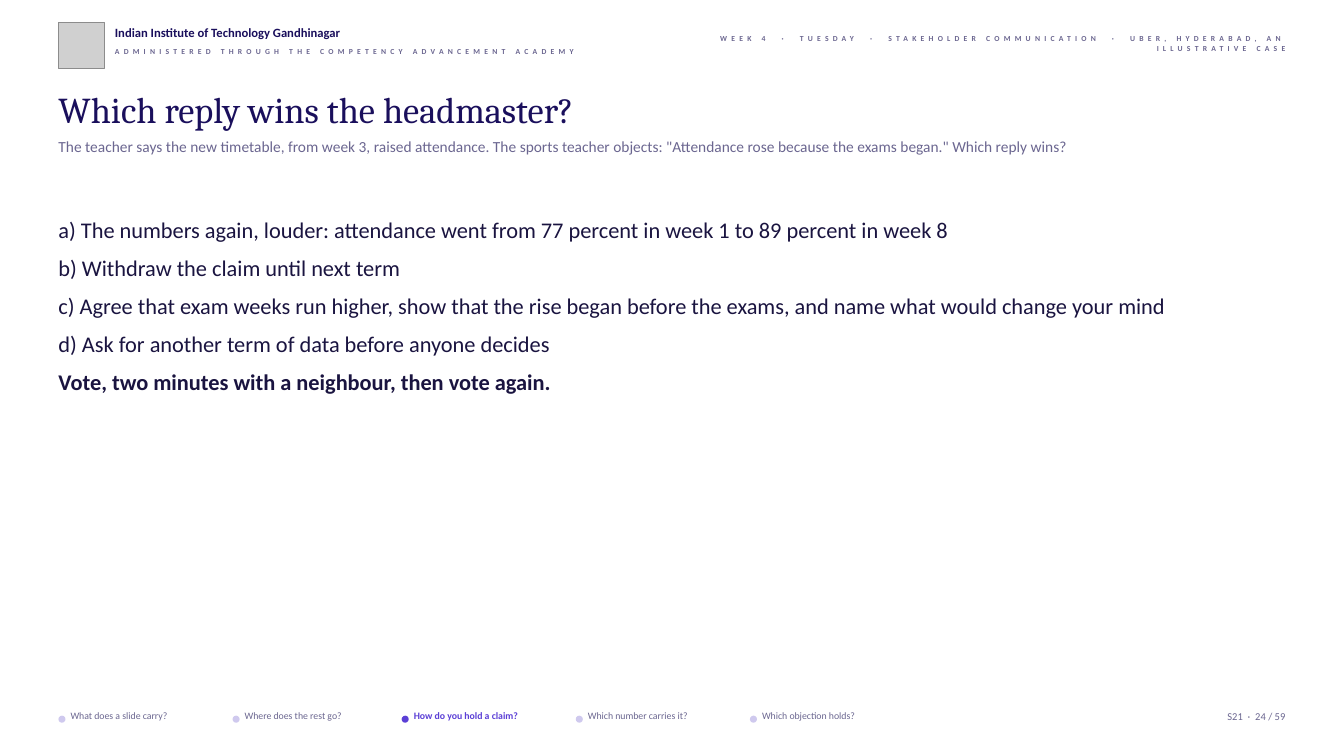
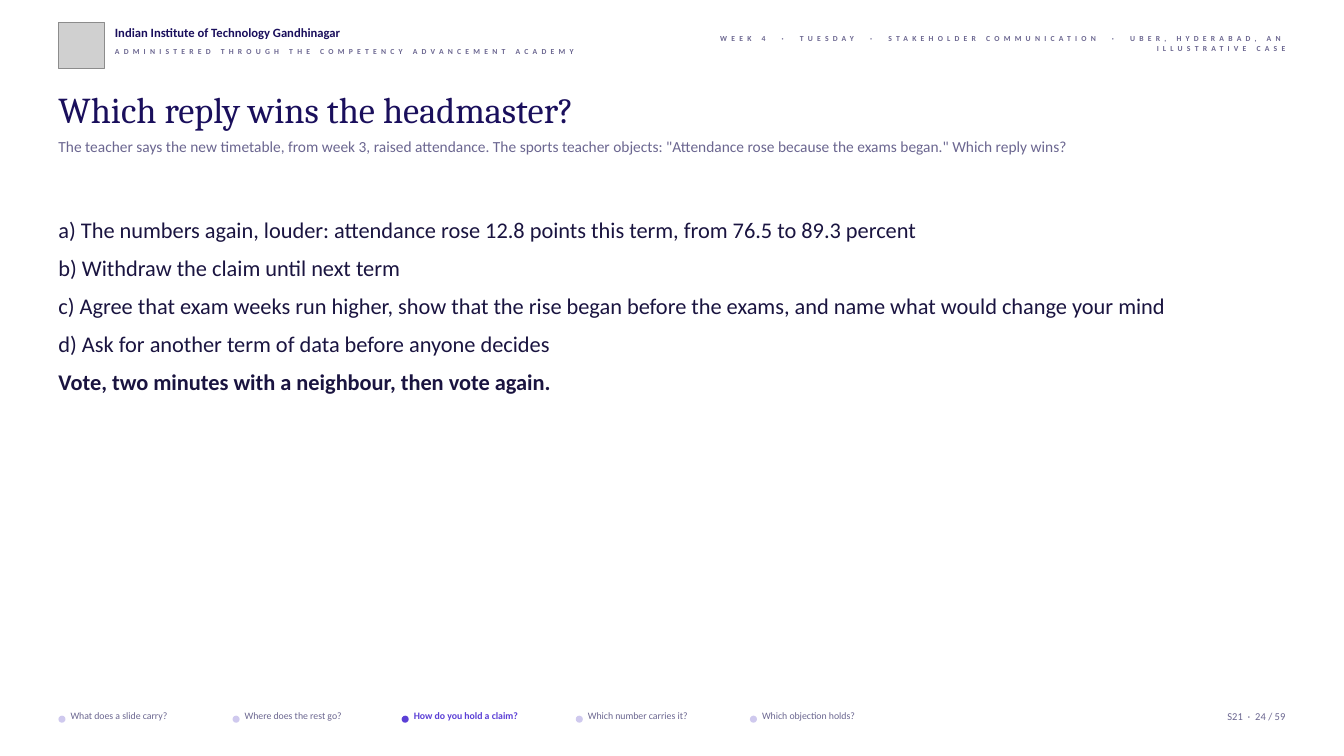
Before and after one commit to fde-academy-lab/c2-content-factory, a slide deck: slide 24 of content/W04/D2/slides/C2_W04_D02_half1_STUDENT.pptx. Drawn at 1344x756 pixels with LibreOffice and Linux fonts; fonts in the diff are those of the drawing; grey boxes stand for pictures; background and template pictures are left out. Boxes give left, top, right and bottom in pixels: in the first picture for what was removed or moved away, otherwise in the second. Text is boxed around its words. In the diff, an @@ line names an element or a change of style, - is before the commit and + after.

```diff
--- a/content/W04/D2/slides/C2_W04_D02_half1_STUDENT.pptx
+++ b/content/W04/D2/slides/C2_W04_D02_half1_STUDENT.pptx
@@ text at box(58, 222, 916, 242): text changed @@
-a) The numbers again, louder: attendance went from 77 percent in week 1 to 89 percent in week 8
+a) The numbers again, louder: attendance rose 12.8 points this term, from 76.5 to 89.3 percent
```
Also in this commit, not shown: 4 other slides changed, 17 other files.
